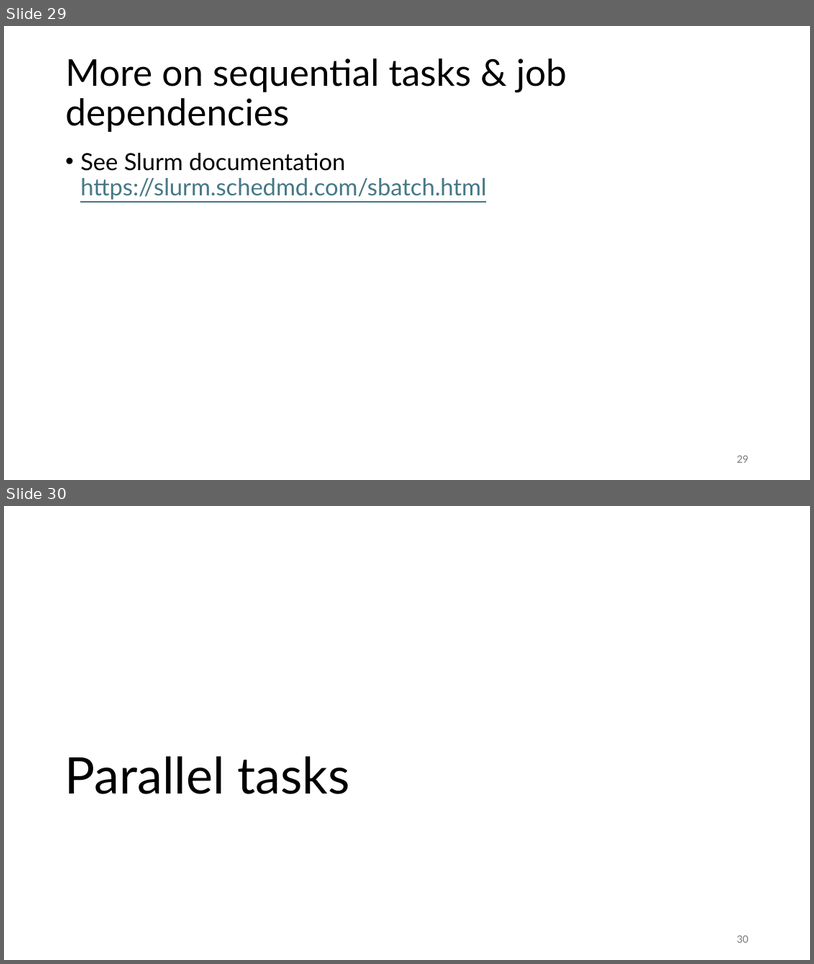
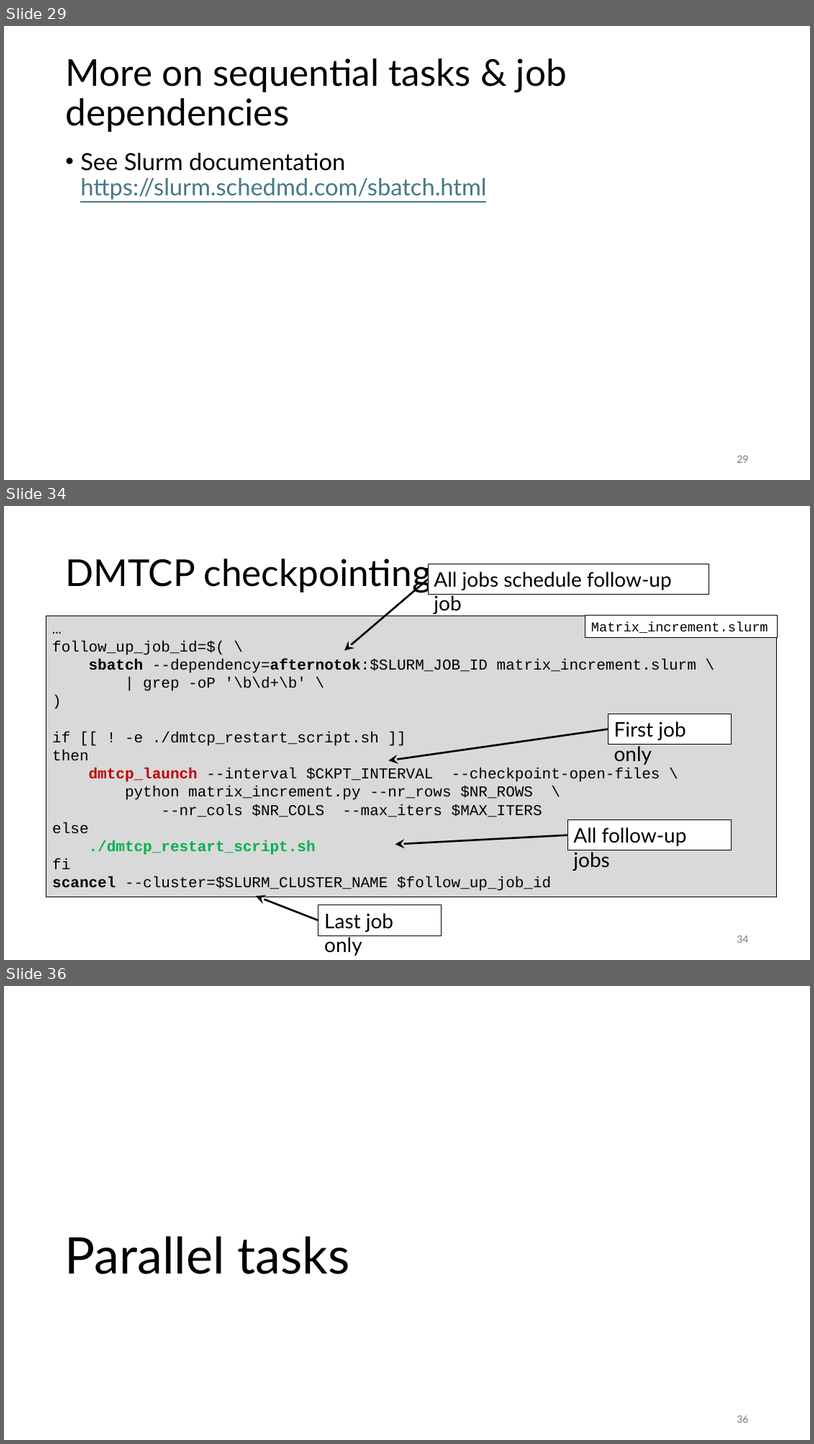
Before and after one commit to gjbex/Workflows-for-HPC, a slide deck: workflow_for_HPC.pptx. Shown one above the other, each under a label of ours: slides 29 and 30 before the commit, slides 29, 34 and 36 after it; the slides between them are not shown. The pictures are 814x964 and 814x1444 pixels, drawn with LibreOffice and Linux fonts; fonts in the diff are those of the drawing. Boxes give left, top, right and bottom in pixels: in the first picture for what was removed or moved away, otherwise in the second. Text is boxed around its words. In the diff, an @@ line names an element or a change of style, - is before the commit and + after.

Commit message:
Add DMTCP slides

```diff
--- a/workflow_for_HPC.pptx
+++ b/workflow_for_HPC.pptx
@@ slide 34 added at box(4, 506, 810, 960), background #FFFFFF @@
@@ title added at box(65, 559, 432, 592), 44 pt, text #000000 @@
+DMTCP checkpointing
@@ rectangle added at box(428, 564, 709, 594), fill #FFFFFF, outline #000000 0.75 pt, 24 pt, text #000000 @@
+All jobs schedule follow-up job
@@ arrow added from (428, 579) to (345, 651), #000000 2.25 pt @@
@@ rectangle added at box(46, 615, 777, 896), fill #D9D9D9, outline #000000 0.75 pt, 18 pt, text #000000 @@
+…
+follow_up_job_id=$( \
+sbatch --dependency=afternotok:$SLURM_JOB_ID matrix_increment.slurm \
+| grep -oP '\b\d+\b' \
+)
+if [[ ! -e ./dmtcp_restart_script.sh ]]
+then
+dmtcp_launch --interval $CKPT_INTERVAL --checkpoint-open-files \
+python matrix_increment.py --nr_rows $NR_ROWS \
+--nr_cols $NR_COLS --max_iters $MAX_ITERS
+else
+./dmtcp_restart_script.sh
+fi
+scancel --cluster=$SLURM_CLUSTER_NAME $follow_up_job_id
@@ rectangle added at box(586, 615, 778, 637), fill #FFFFFF, outline #000000 0.75 pt, 16 pt, text #000000 @@
+Matrix_increment.slurm
@@ rectangle added at box(608, 713, 732, 744), fill #FFFFFF, outline #000000 0.75 pt, 24 pt, text #000000 @@
+First job only
@@ arrow added from (608, 729) to (388, 760), #000000 2.25 pt @@
@@ rectangle added at box(568, 819, 731, 849), fill #FFFFFF, outline #000000 0.75 pt, 24 pt, text #000000 @@
+All follow-up jobs
@@ arrow added from (568, 835) to (396, 844), #000000 2.25 pt @@
@@ arrow added from (319, 921) to (256, 896), #000000 2.25 pt @@
@@ rectangle added at box(319, 905, 441, 935), fill #FFFFFF, outline #000000 0.75 pt, 24 pt, text #000000 @@
+Last job only
@@ page number added at box(737, 935, 748, 942), 12 pt, text #797979 @@
+34
@@ what was slide 30 is now slide 36 @@
@@ page number at box(737, 1415, 748, 1422): text changed @@
-30
+36
```
Also in this commit, not shown: 5 other slides added.
